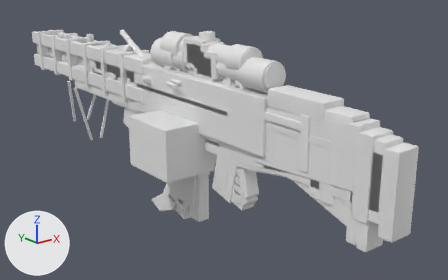
Before and after pictures for a commit that changed the glTF model src/assets/weapons.glb.
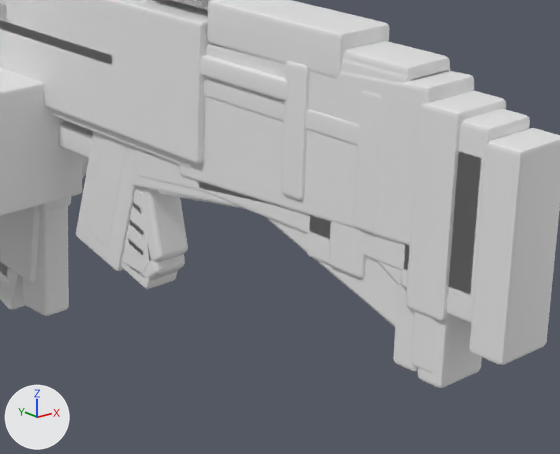
The first picture shows the older version from a 50 mm camera at (-0.671, -0.843, 0.318) aimed at (0.088, 0.106, -0.061). The close-ups show the older and then the newer version on the part from 40% to 93% of the width and 32% to 100% of the height of that picture. Only the edits that show in the close-ups are written down. Lighting does not change. The marker at lower left points along +X, +Y and +Z. Where no turn or scale is listed for an object, it has been applied to the vertices. Vertices at exactly the same position are counted once.

Names of what the first close-up shows: 'akv__main__wood', 'hammer__mag__polymer', 'kestrel__main__polymer', 'longbow__main__body', 'longbow__main__polymer', 'rail__main__body', 'rail__main__polymer', 'sentinel__main__polymer', 'swift45__mag__dark', 'swift45__main__polymer', 'viper9__main__polymer', 'viper9__main__steel' and 21 more.
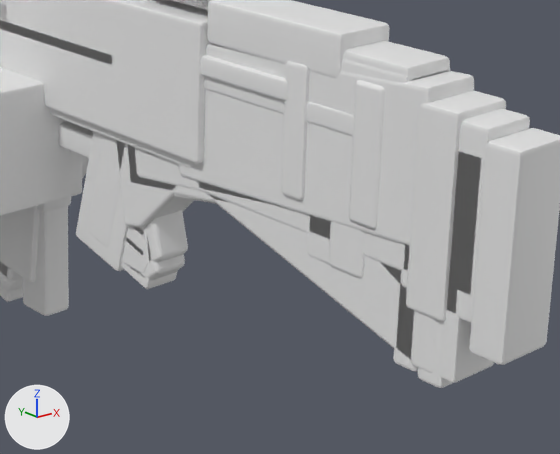
What the commit changed:
me_breacher__main__dark is used by ob_breacher__main__dark; location (0.0, 0.0, 0.0).
me_breacher__main__dark had 424 vertices, 824 faces and spanned x -0.019..0.025, y -0.346..0.51, z -0.069..0.05.
me_breacher__main__dark now has 746 vertices, 1460 faces and spans x -0.025..0.02, y -0.359..0.64, z -0.09..0.074.
me_breacher__main__dark part 1: the loose piece of 56 vertices spanning x -0.019..0.019, y -0.346..-0.324, z -0.069..0.046 is scaled about its middle by (1.08, 0.604, 1.05), then moved by (0.0, -0.017, -0.018).
Other edits to the shape of me_breacher__main__dark do not show in these pictures.
me_breacher__main__polymer is used by ob_breacher__main__polymer; location (0.0, 0.0, 0.0).
me_breacher__main__polymer had 112 vertices, 216 faces and spanned x -0.018..0.018, y -0.333..-0.002, z -0.093..0.062.
me_breacher__main__polymer now has 176 vertices, 348 faces and spans x -0.019..0.019, y -0.345..-0.035, z -0.091..0.062.
me_breacher__main__polymer part 2: the loose piece of 56 vertices spanning x -0.018..0.018, y -0.333..-0.067, z -0.038..0.062 is rebuilt with 176 vertices and now spans x -0.019..0.019, y -0.345..-0.035, z -0.091..0.062.
Other edits to the shape of me_breacher__main__polymer do not show in these pictures.

Location of each change, [x1, y1, x2, y2] in pixels of the close-ups (560 x 454 px):
'breacher__main__polymer', reshaped (not visible before): after [116, 140, 418, 368]
'breacher__main__dark', reshaped (not visible before): after [439, 196, 494, 383]
'akv__main__wood', unchanged, covered by the edit: before [128, 186, 398, 327]; after [128, 211, 188, 262]
'jager98__main__steel', unchanged, covered by the edit: before [417, 315, 482, 388]; after [417, 320, 453, 388]
